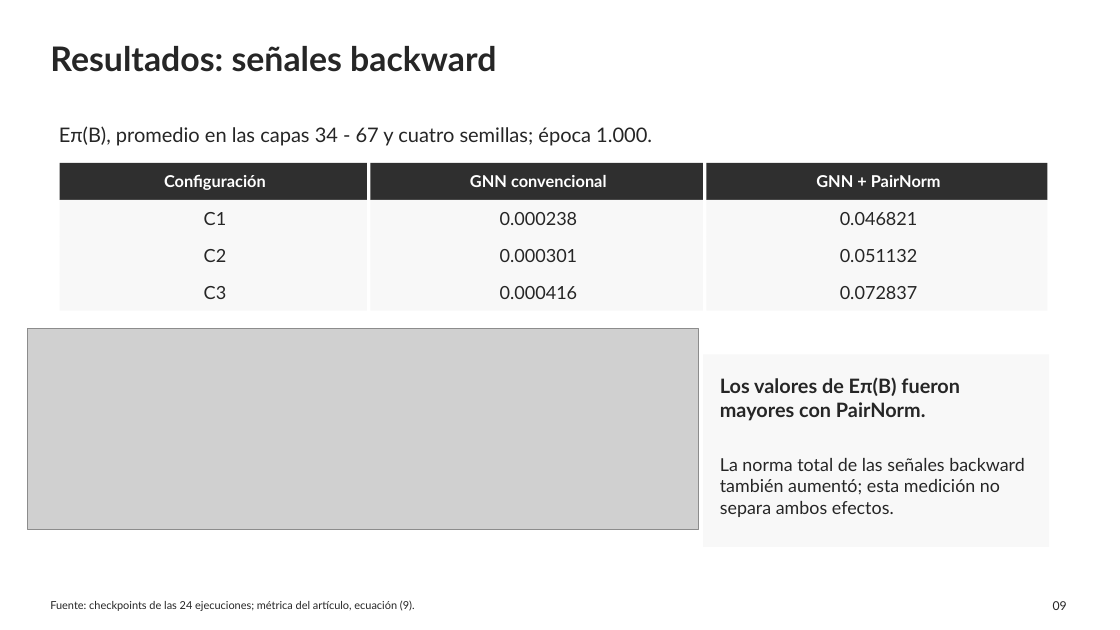
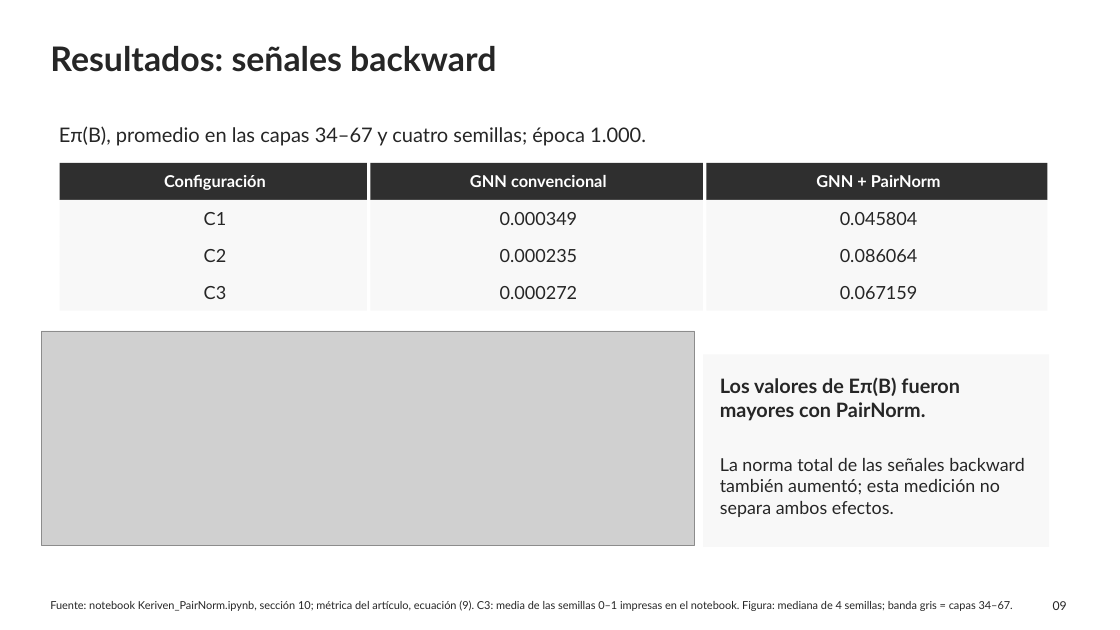
Before and after one commit to WeimarArenas/Proyecto-Grafos, a slide deck: slide 9 of Presentacion_Backward_Oversmoothing.pptx. Drawn at 1120x630 pixels with LibreOffice and Linux fonts; fonts in the diff are those of the drawing; grey boxes stand for pictures. Boxes give left, top, right and bottom in pixels: in the first picture for what was removed or moved away, otherwise in the second. Text is boxed around its words. In the diff, an @@ line names an element or a change of style, - is before the commit and + after.

```diff
--- a/Presentacion_Backward_Oversmoothing.pptx
+++ b/Presentacion_Backward_Oversmoothing.pptx
@@ text at [59, 126, 646, 146]: text changed @@
-Eπ(B), promedio en las capas 34 - 67 y cuatro semillas; época 1.000.
+Eπ(B), promedio en las capas 34–67 y cuatro semillas; época 1.000.
@@ text at [500, 212, 578, 225]: text changed @@
-0.000238
+0.000349
@@ text at [840, 212, 918, 225]: text changed @@
-0.046821
+0.045804
@@ text at [500, 249, 578, 262]: text changed @@
-0.000301
+0.000235
@@ text at [840, 249, 918, 262]: text changed @@
-0.051132
+0.086064
@@ text at [500, 286, 578, 299]: text changed @@
-0.000416
+0.000272
@@ text at [840, 286, 918, 299]: text changed @@
-0.072837
+0.067159
@@ picture: place and size @@
-picture at [28, 329, 698, 529]
+picture at [42, 331, 695, 545]
@@ text at [50, 600, 1013, 611]: text changed @@
-Fuente: checkpoints de las 24 ejecuciones; métrica del artículo, ecuación (9).
+Fuente: notebook Keriven_PairNorm.ipynb, sección 10; métrica del artículo, ecuación (9). C3: media de las semillas 0–1 impresas en el notebook. Figura: mediana de 4 semillas; banda gris = capas 34–67.
```
Also in this commit, not shown: 6 other slides changed.
